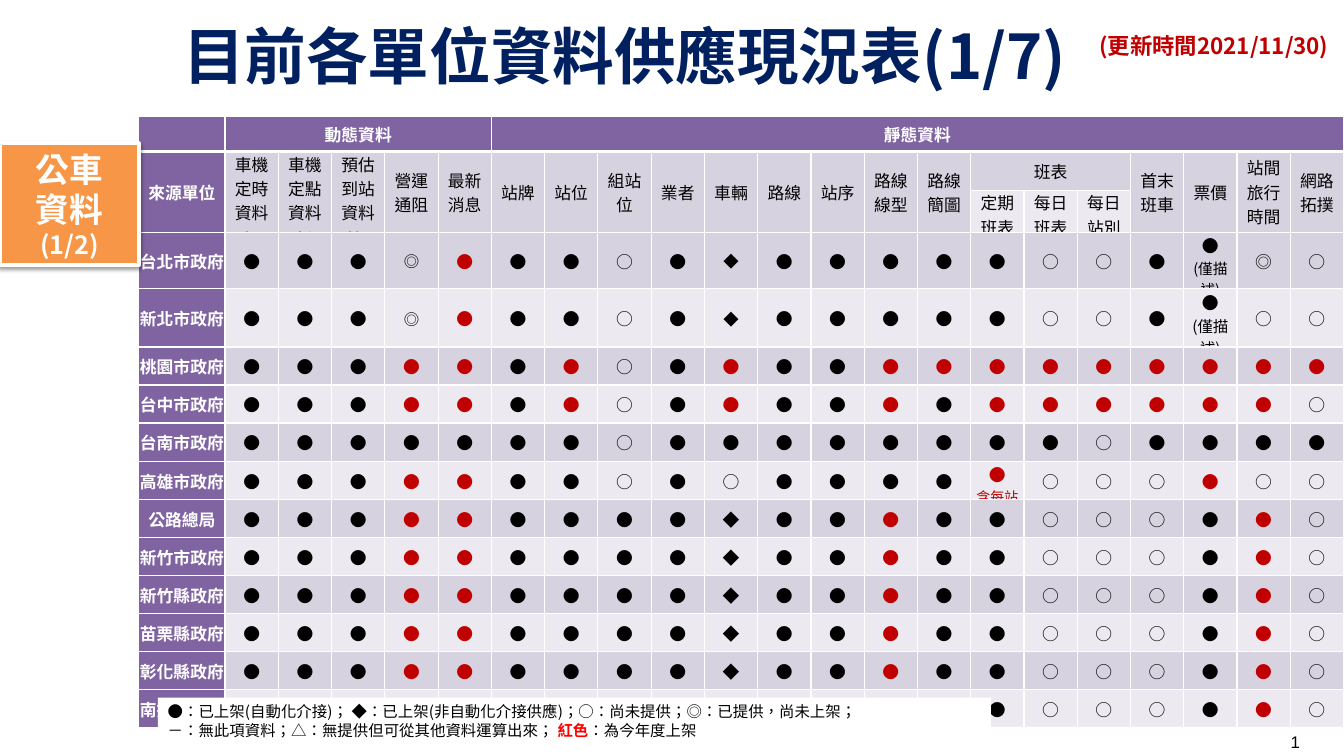
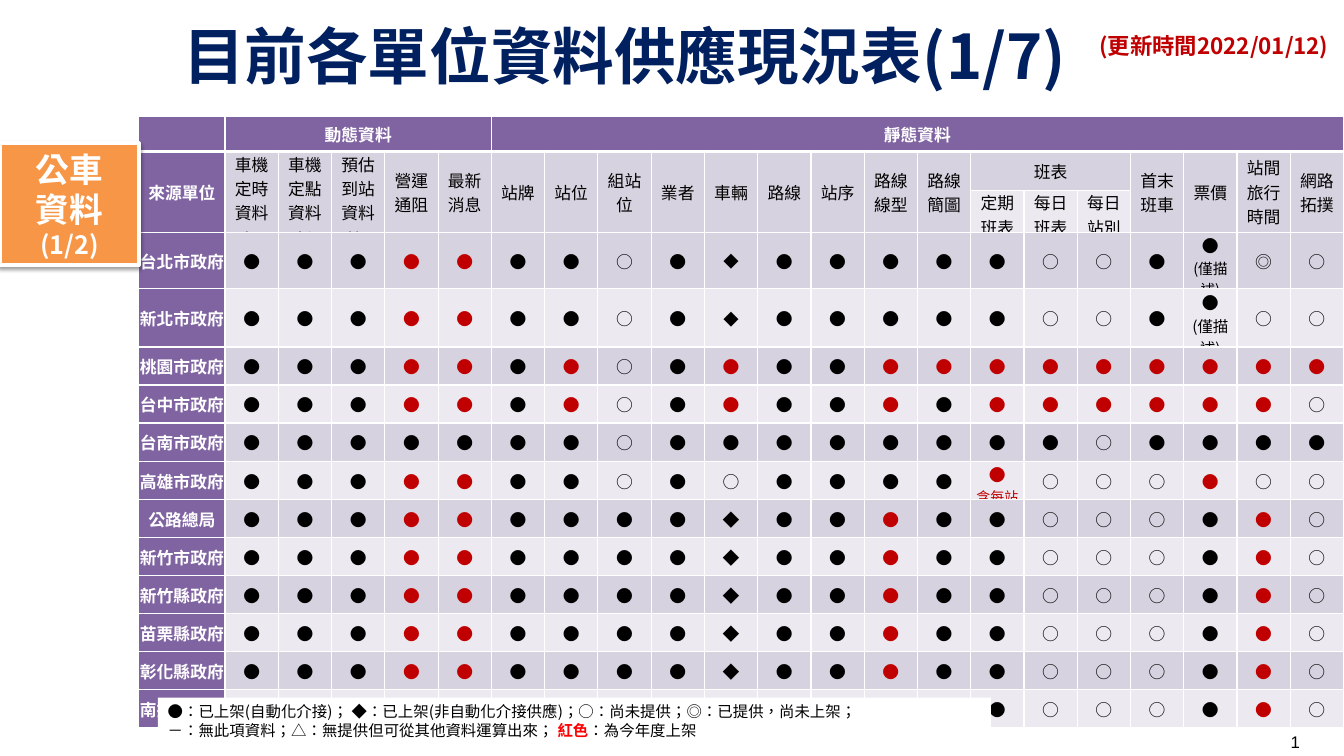
Before and after one commit to ptxmotc/data-provide-status, a slide deck: slide 1 of 各單位資料供應現況表.pptx. Drawn at 1344x756 pixels with LibreOffice and Linux fonts; fonts in the diff are those of the drawing; background and template pictures are left out. Boxes give left, top, right and bottom in pixels: in the first picture for what was removed or moved away, otherwise in the second. Text is boxed around its words. In the diff, an @@ line names an element or a change of style, - is before the commit and + after.

```diff
--- a/各單位資料供應現況表.pptx
+++ b/各單位資料供應現況表.pptx
@@ text at (x1=1100, y1=35, x2=1329, y2=59): text changed @@
-(更新時間2021/11/30)
+(更新時間2022/01/12)
@@ table at (x1=139, y1=117, x2=1344, y2=725) @@
-row 4, column 5: ◎
+row 4, column 5: ●
-row 5, column 5: ◎
+row 5, column 5: ●
```
Also in this commit, not shown: 8 other slides changed, 1 other file.
